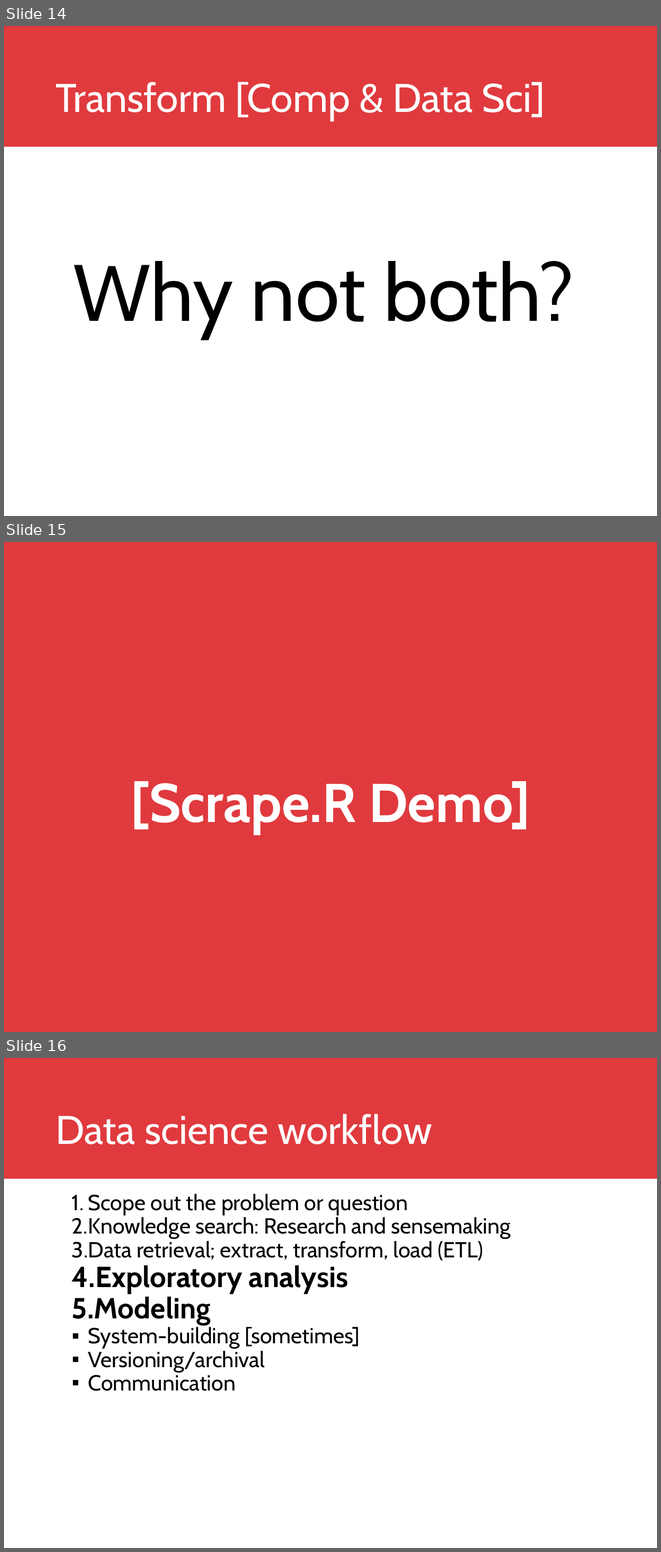
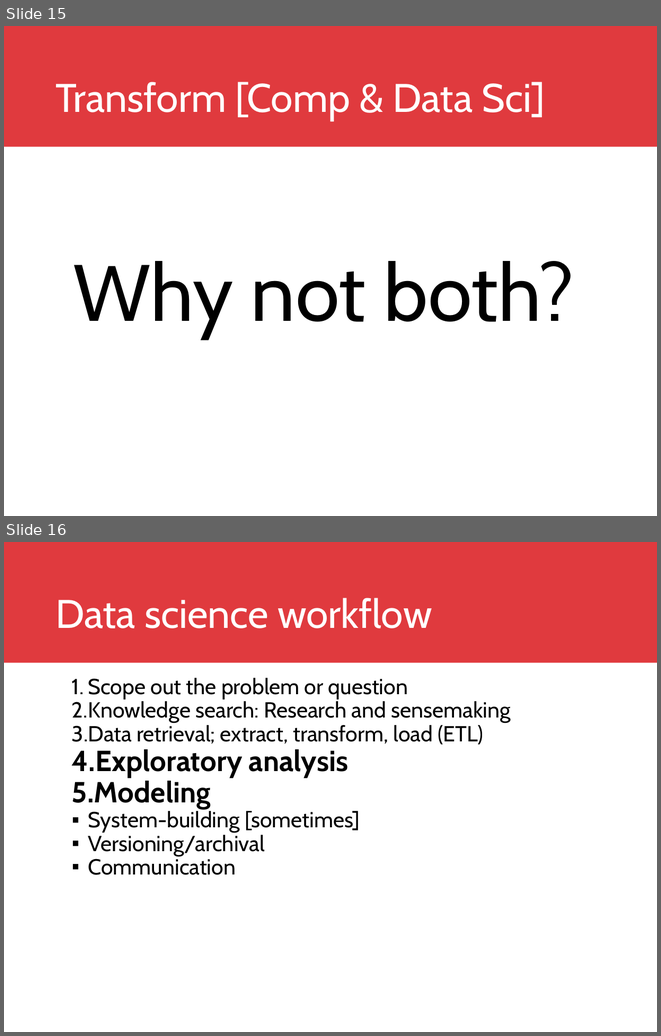
Before and after one commit to DreaJulca/streamvis-lecture, a slide deck: Visual Data Science.pptx. Shown one above the other, each under a label of ours: slides 14, 15 and 16 before the commit, slides 15 and 16 after it. The pictures are 661x1552 and 661x1036 pixels, drawn with LibreOffice and Linux fonts; fonts in the diff are those of the drawing; background and template pictures are left out. Boxes give left, top, right and bottom in pixels: in the first picture for what was removed or moved away, otherwise in the second. Text is boxed around its words. In the diff, an @@ line names an element or a change of style, - is before the commit and + after.

```diff
--- a/Visual Data Science.pptx
+++ b/Visual Data Science.pptx
@@ slide 15 removed at [4,542,657,1032], background #E03A3E @@
@@ title removed at [131,781,530,834] @@
-[Scrape.R Demo]
@@ what was slide 14 is now slide 15 @@
```
Also in this commit, not shown: 4 slides changed, 2 slides added, 1 other slide removed, 3 other files.
